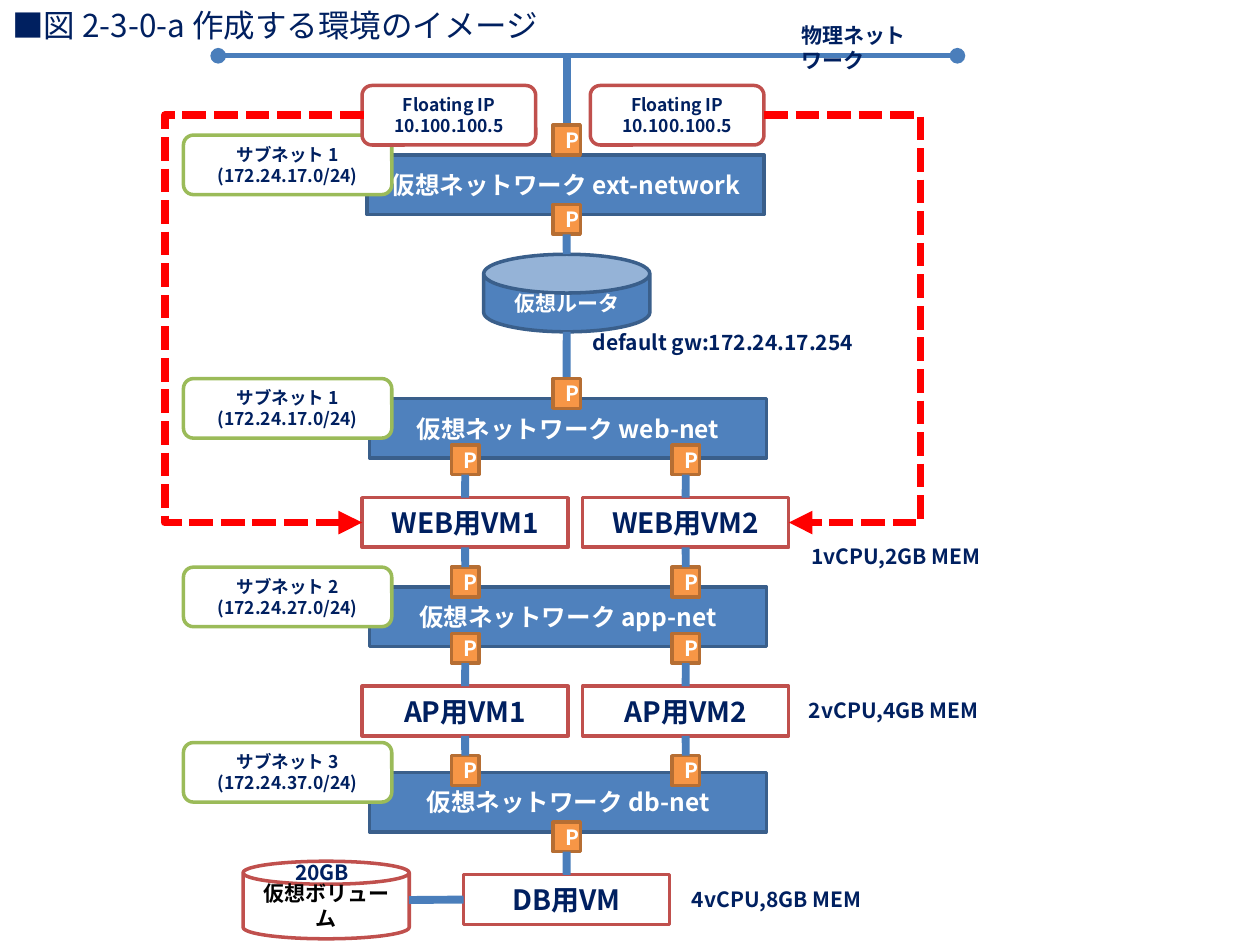
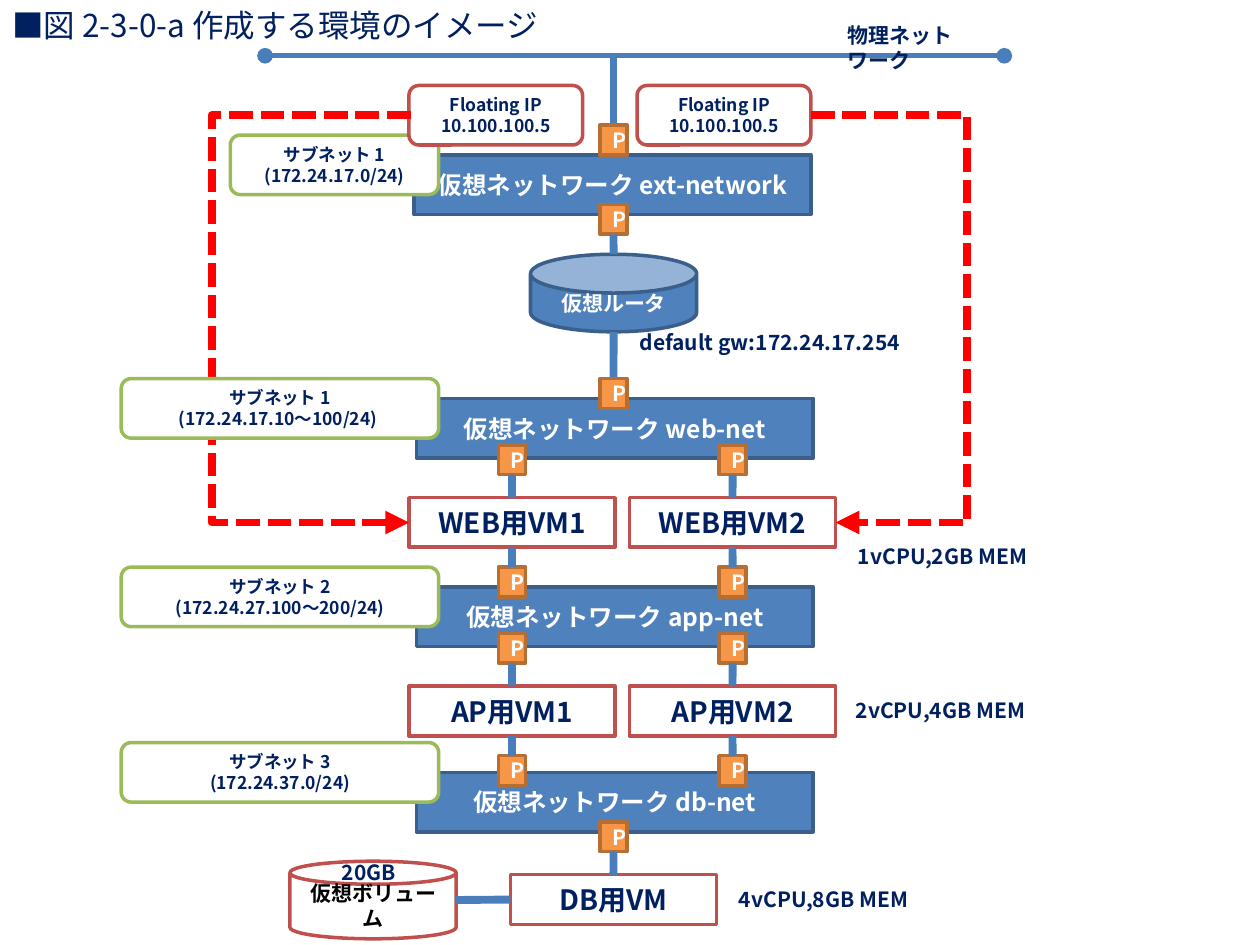
Before and after one commit to irixjp/openstack-tools, a slide deck: slide 1 of pict/2-3-0-a.pptx. Drawn at 1260x945 pixels with LibreOffice and Linux fonts; fonts in the diff are those of the drawing. Boxes give left, top, right and bottom in pixels: in the first picture for what was removed or moved away, otherwise in the second. Text is boxed around its words. In the diff, an @@ line names an element or a change of style, - is before the commit and + after.

Commit message:
create png from pptx

```diff
--- a/pict/2-3-0-a.pptx
+++ b/pict/2-3-0-a.pptx
@@ 13 lines, 12 rectangles, 4 texts, 2 rounded rectangles, 2 cylinders, 2 elbow arrows, 1 double arrow moved together from (x1=163, y1=25, x2=981, y2=940) to (x1=210, y1=25, x2=1027, y2=940) @@
@@ rounded rectangle "サブネット 1" resized from (x1=184, y1=379, x2=392, y2=438) to (x1=121, y1=379, x2=438, y2=438) @@
@@ text in rounded rectangle at (x1=179, y1=410, x2=377, y2=429): text changed @@
-(172.24.17.0/24)
+(172.24.17.10～100/24)
@@ rounded rectangle "サブネット 2" resized from (x1=184, y1=567, x2=392, y2=626) to (x1=121, y1=567, x2=438, y2=626) @@
@@ text in rounded rectangle at (x1=176, y1=599, x2=385, y2=618): text changed @@
-(172.24.27.0/24)
+(172.24.27.100～200/24)
@@ rounded rectangle "サブネット 3" resized from (x1=184, y1=742, x2=392, y2=801) to (x1=121, y1=742, x2=438, y2=801) @@
@@ 9 rectangles, 2 texts, 1 rounded rectangle moved together from (x1=295, y1=86, x2=862, y2=911) to (x1=342, y1=86, x2=908, y2=911) @@
```
Also in this commit, not shown: 1 other file.
